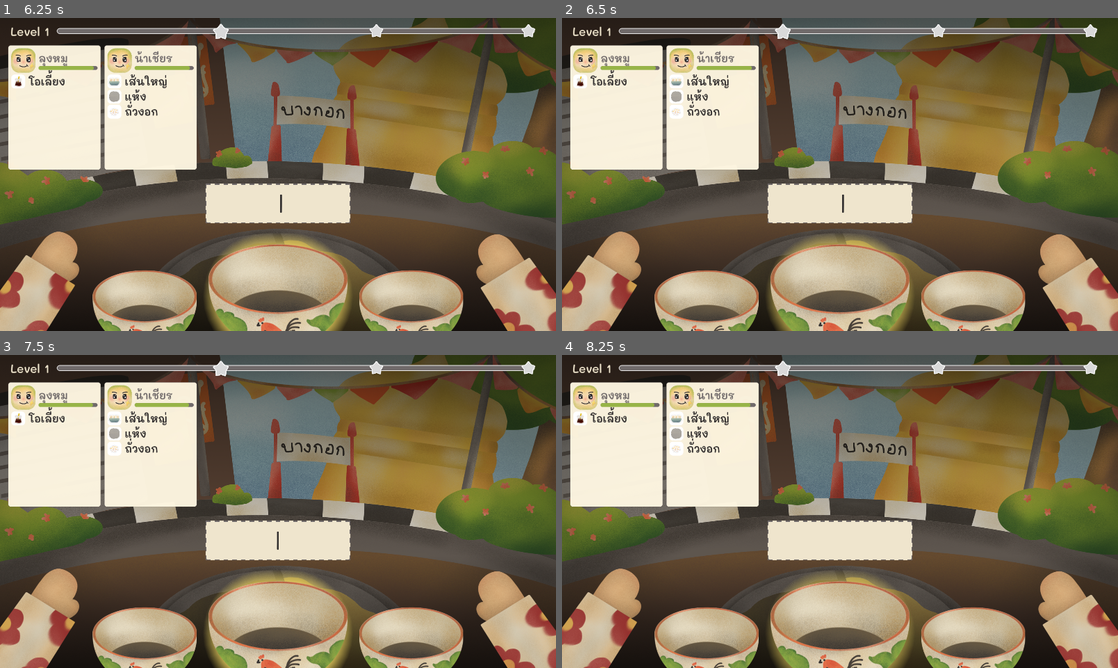
Above: before the commit, frames 1-4 (two rows, left to right).
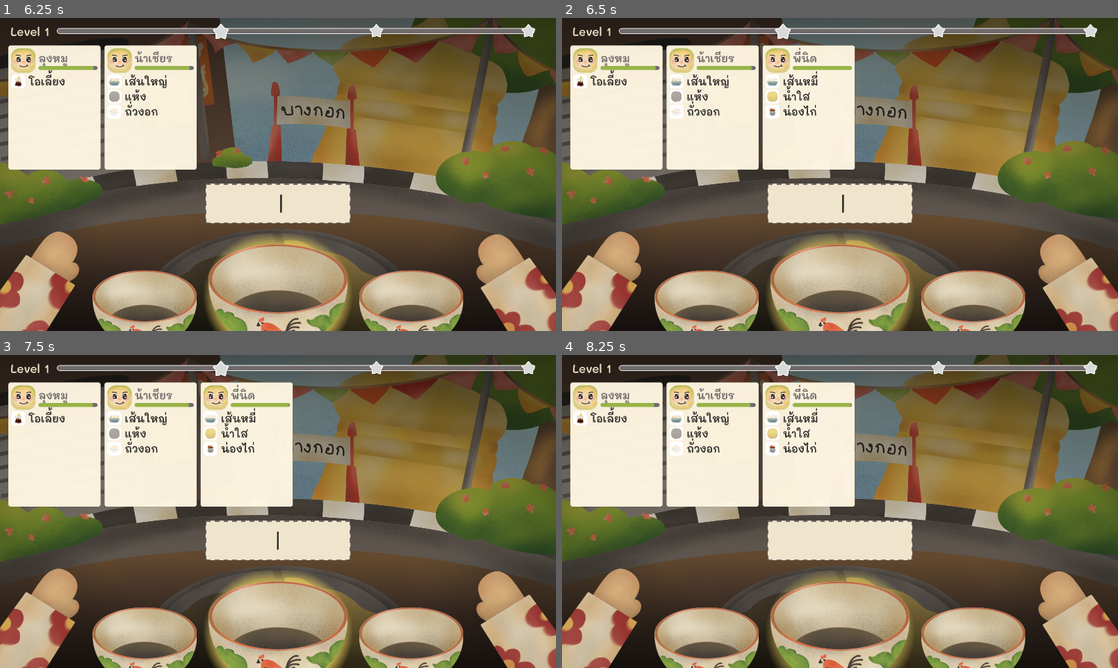
Above: after the commit, the same moments.

Repository: pcpaugust/video-game
Game: Godot game, scene res://scenes/main/Cooking.tscn
The game is run twice, just before and just after one commit, with the same random seed, the same clock (stepped at 60 frames per second) and the same inputs.
Inputs:
- Up to frame 1 (6.25 s): tap Enter at 0.5, 0.6, 2, 2.85, 3.5, 5.1 s; tap Space at 0.77, 1.25, 1.52, 2.75, 3.02, 3.77, 4.25, 4.52, 6.02 s; tap Tab at 1.35, 3.6, 5.85 s; tap Backspace at 2.1, 4.35 s
- Up to frame 2 (6.5 s): no input
- Up to frame 3 (7.5 s): tap Backspace at 6.6 s; tap Space at 6.77 s; tap Enter at 7.35 s
- Up to frame 4 (8.25 s): tap Space at 7.52 s; tap Tab at 8.1 s

Frame 1 is identical in both runs. In frame 2, 6.5% of the frame differs, in the area x 36-53%, y 8-49%; in frame 3, 6.5%; in frame 4, 6.5%.

Commit message:
fix: time config

Diff:
--- a/scripts/config/game_config.gd
+++ b/scripts/config/game_config.gd
@@ -7,8 +7,8 @@
 
 const CHILD_CUSTOMER_CHANCE: float = 0.1
 
-const SPAWN_INTERVAL_BASE: float = 12.0
-const SPAWN_INTERVAL_DECREASE_PER_LEVEL: float = 1.0
+const SPAWN_INTERVAL_BASE: float = 7.0
+const SPAWN_INTERVAL_DECREASE_PER_LEVEL: float = 0.7
 const MIN_SPAWN_INTERVAL: float = 5.0
 
 # Patience / time settings
